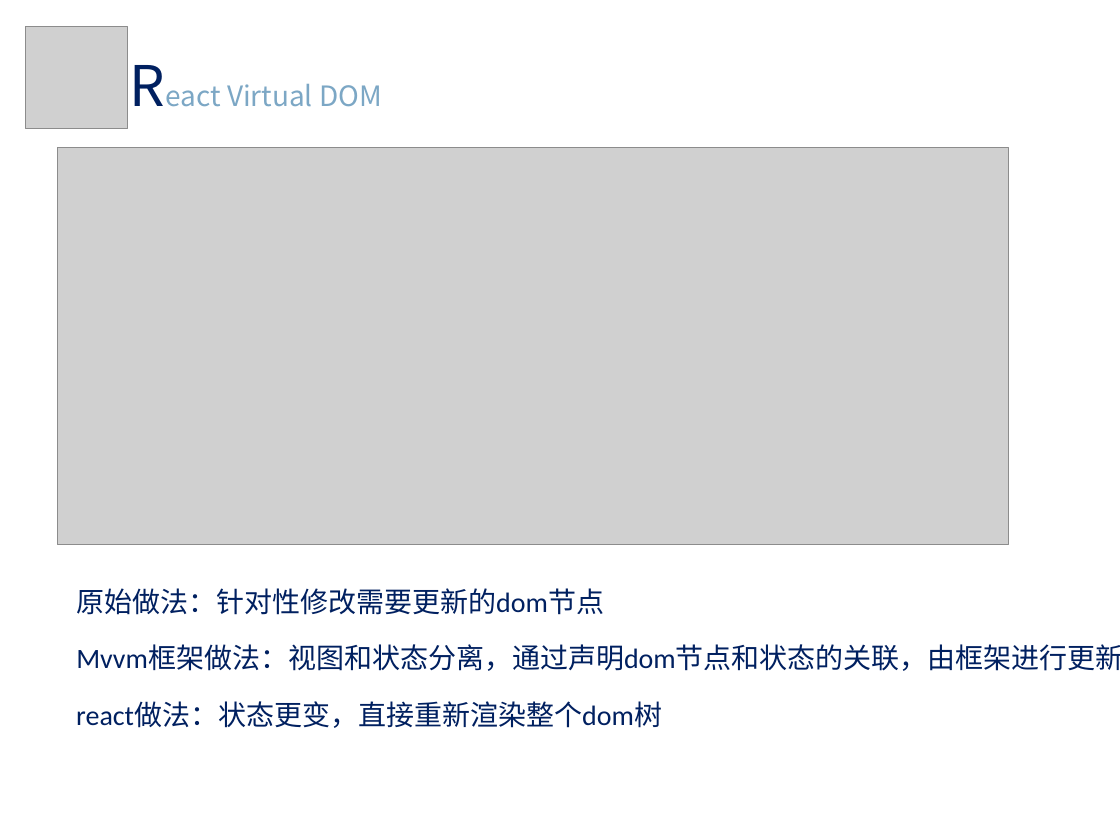
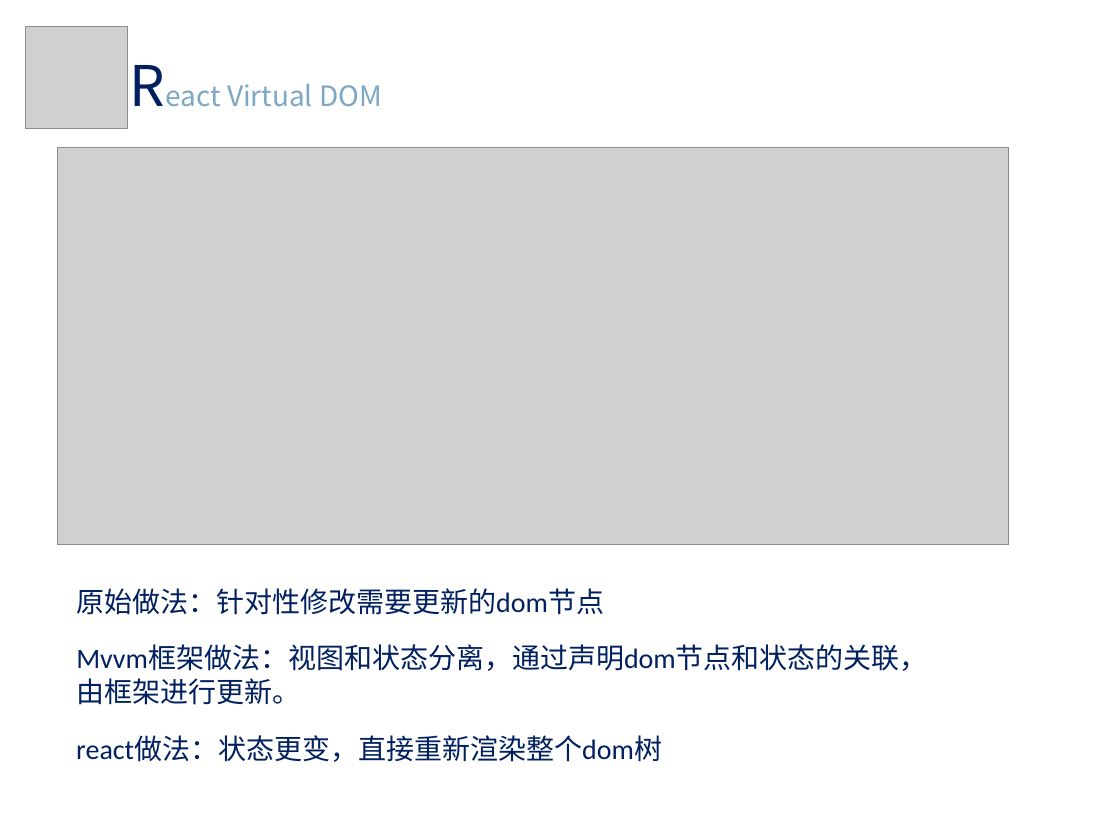
Before and after one commit to m544498510/may-web-app, a slide deck: slide 8 of new_doc/react share.pptx. Drawn at 1120x840 pixels with LibreOffice and Linux fonts; fonts in the diff are those of the drawing; grey boxes stand for pictures. Boxes give left, top, right and bottom in pixels: in the first picture for what was removed or moved away, otherwise in the second. Text is boxed around its words. In the diff, an @@ line names an element or a change of style, - is before the commit and + after.

Commit message:
asd

```diff
--- a/new_doc/react share.pptx
+++ b/new_doc/react share.pptx
@@ text at <box>76,645,928,705</box>: text changed @@
-Mvvm框架做法：视图和状态分离，通过声明dom节点和状态的关联，由框架进行更新。
+Mvvm框架做法：视图和状态分离，通过声明dom节点和状态的关联，
+由框架进行更新。
@@ text "react做法：状态更变，直接重新渲染整个dom树": place and size @@
-text "react做法：状态更变，直接重新渲染整个dom树" at <box>76,702,662,728</box>
+text "react做法：状态更变，直接重新渲染整个dom树" at <box>76,736,662,762</box>
```
Also in this commit, not shown: 8 other slides changed, 6 slides added.
